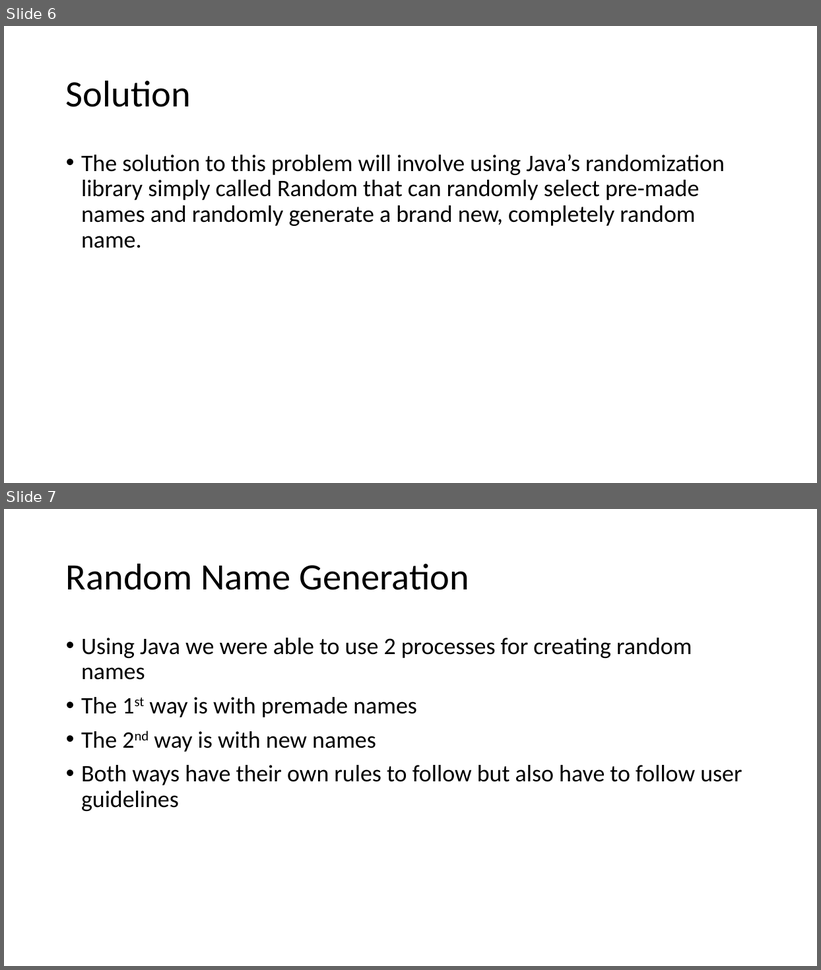
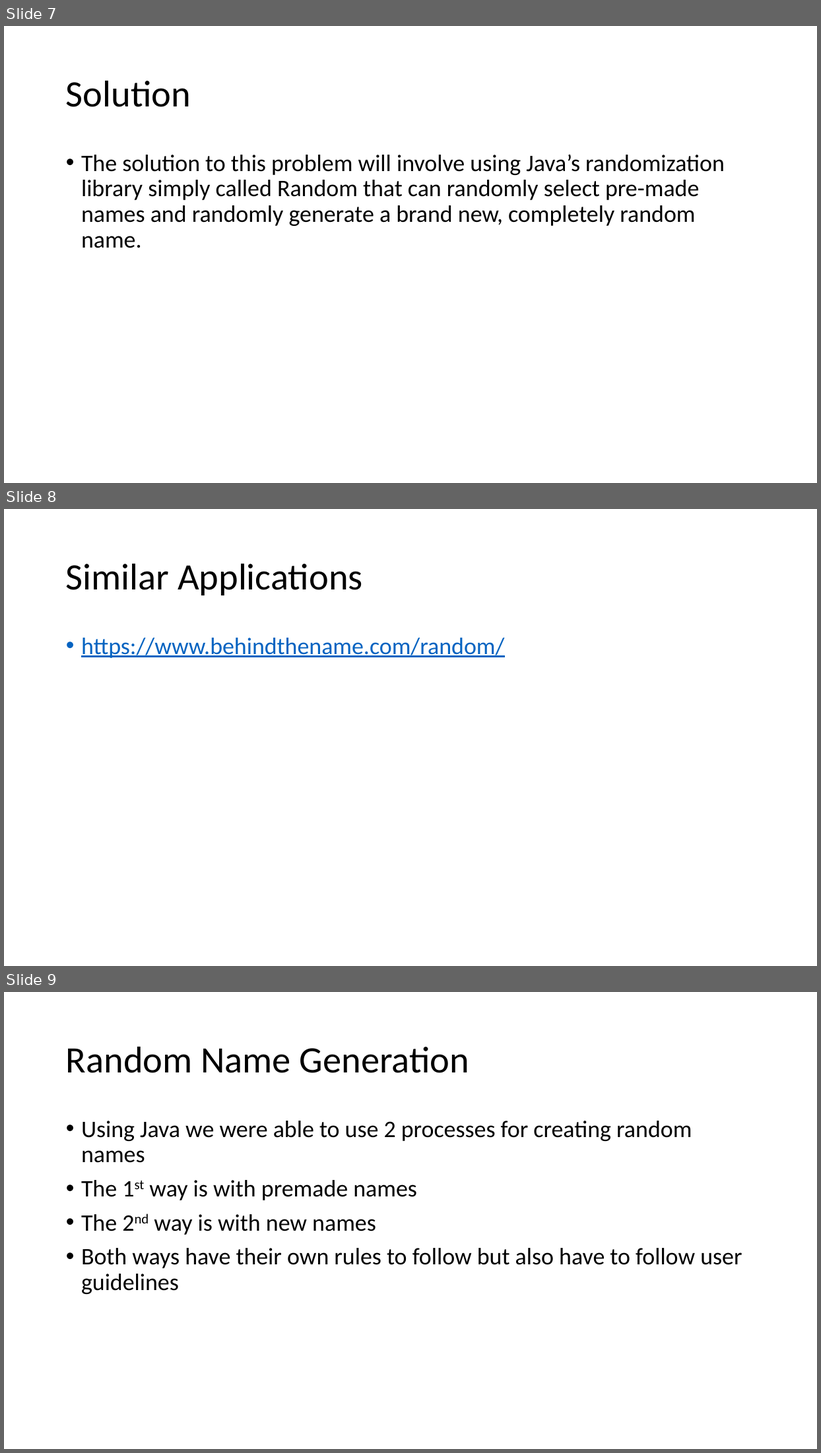
Before and after one commit to Jessie-Wilkins/NameInfinity, a slide deck: Name Infinity.pptx. Shown one above the other, each under a label of ours: slides 6 and 7 before the commit, slides 7, 8 and 9 after it. The pictures are 821x970 and 821x1453 pixels, drawn with LibreOffice and Linux fonts; fonts in the diff are those of the drawing. Boxes give left, top, right and bottom in pixels: in the first picture for what was removed or moved away, otherwise in the second. Text is boxed around its words. In the diff, an @@ line names an element or a change of style, - is before the commit and + after.

```diff
--- a/Name Infinity.pptx
+++ b/Name Infinity.pptx
@@ slide 8 added at (4,509,817,966), background #FFFFFF @@
@@ title added at (66,563,363,595), 44 pt, text #000000 @@
+Similar Applications
@@ text added at (81,638,504,658), 28 pt, text #0563C1, underline @@
+• https://www.behindthename.com/random/
@@ what was slide 6 is now slide 7 @@
@@ what was slide 7 is now slide 9 @@
```
Also in this commit, not shown: 1 other slide added.
